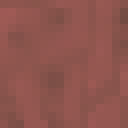
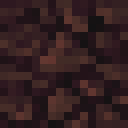
Revision of a layered 128x128 image; what changed, layer by layer:
hid "Layer 8" over [0, 0, 128, 128]
showed "Layer 3" over [0, 0, 128, 128]
